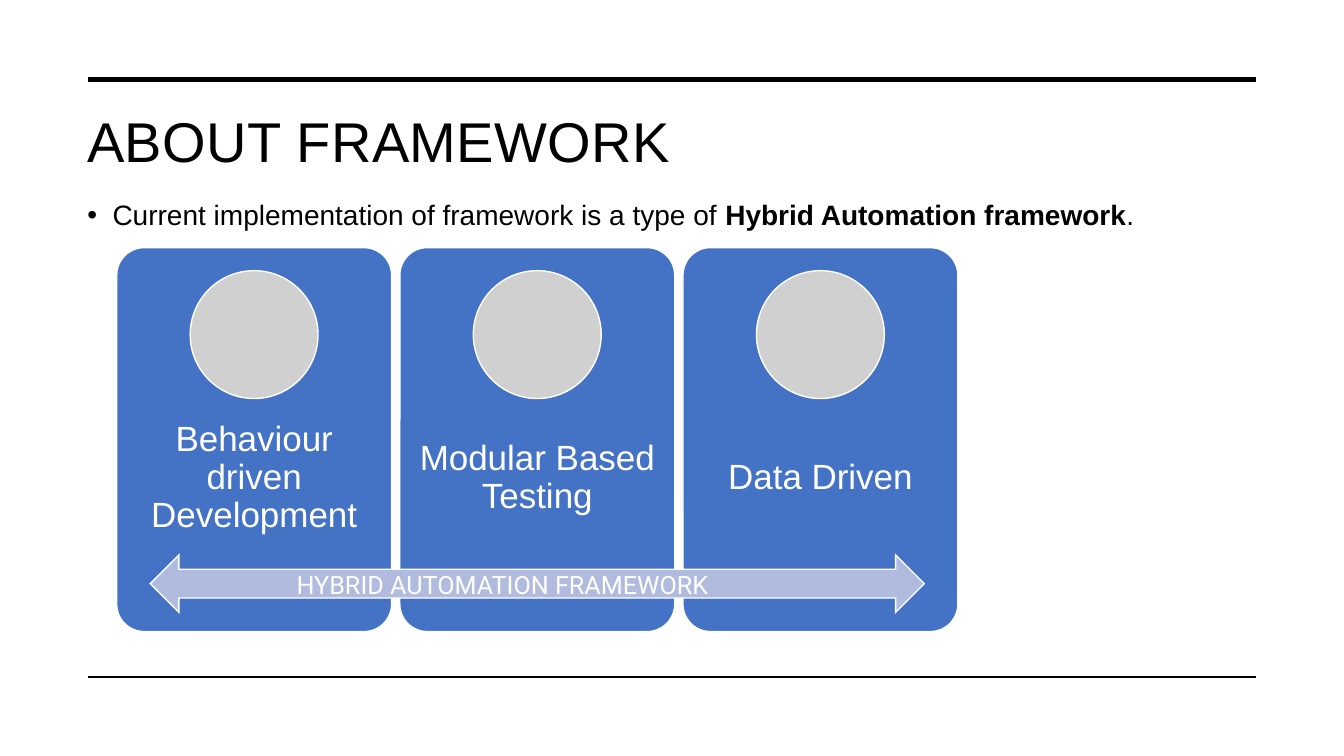
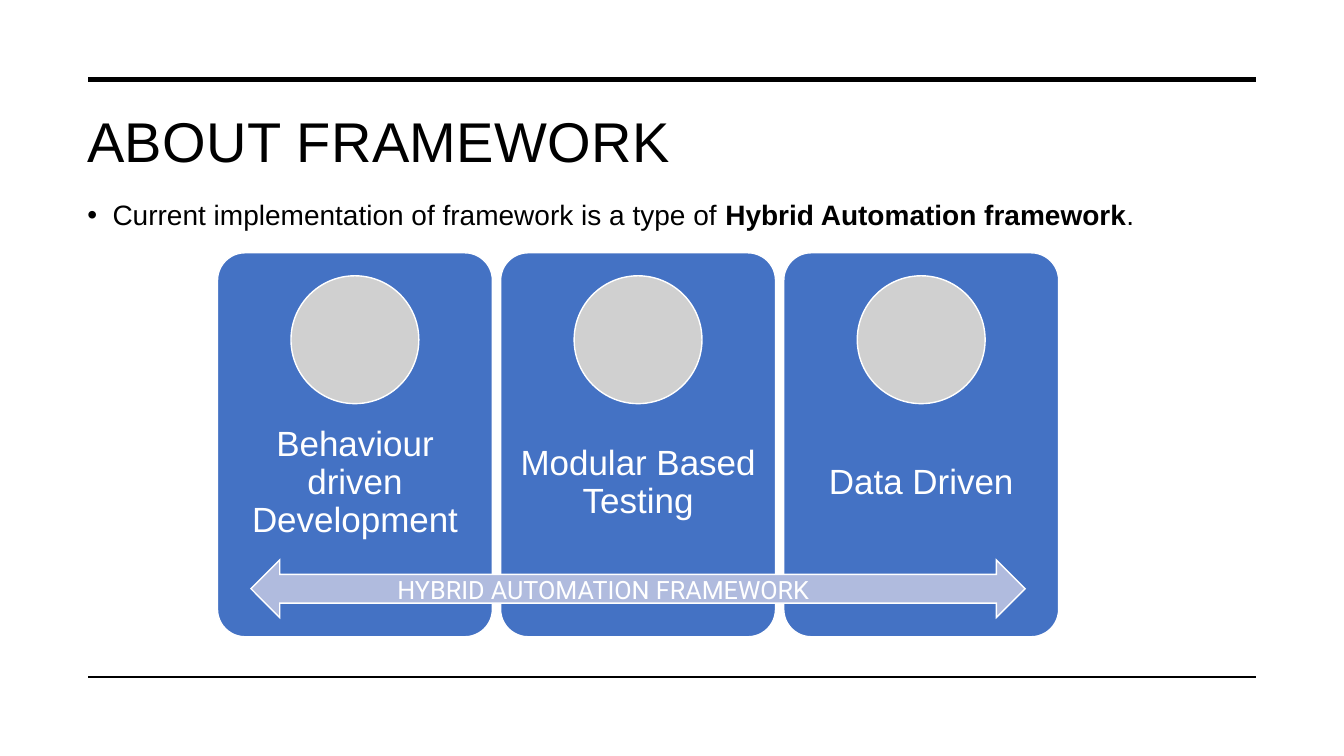
Before and after one commit to rasoolmohammedy/internetherokuapp, a slide deck: slide 2 of AutomationFramewokTaskAssignmentSubmission.pptx. Drawn at 1344x756 pixels with LibreOffice and Linux fonts; fonts in the diff are those of the drawing; grey boxes stand for pictures. Boxes give left, top, right and bottom in pixels: in the first picture for what was removed or moved away, otherwise in the second. Text is boxed around its words. In the diff, an @@ line names an element or a change of style, - is before the commit and + after.

```diff
--- a/AutomationFramewokTaskAssignmentSubmission.pptx
+++ b/AutomationFramewokTaskAssignmentSubmission.pptx
@@ 4 texts, 3 pictures, 3 rounded rectangles, 1 left right arrow: place and size @@
-4 texts, 3 pictures, 3 rounded rectangles, 1 left right arrow at [117,248,959,632]
+4 texts, 3 pictures, 3 rounded rectangles, 1 left right arrow at [218,253,1060,637]
```
Also in this commit, not shown: 1 slide added, 5 other files.
